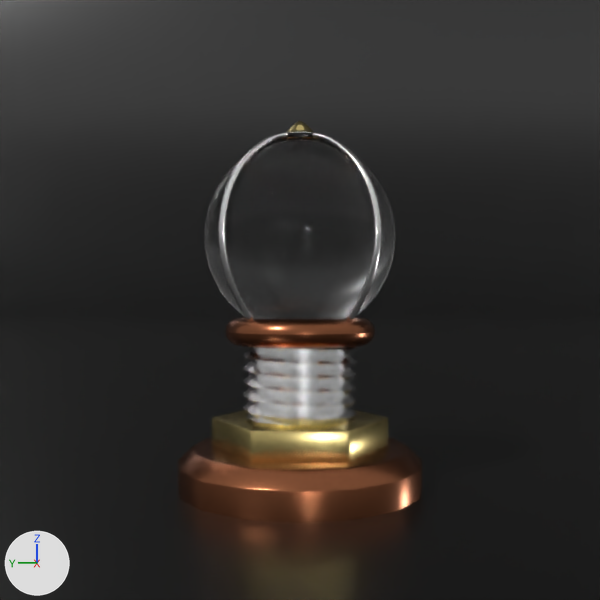
The Blender file Assets/Blender/MirrorsLight.blend as it was, and as the next commit left it.
One viewpoint serves both versions: the file's camera 'Camera'. The lights are fixed; the arrows at lower left show +X, +Y and +Z.

The older version as bpy lines, for what is in view:
```python
ob_detector = bpy.data.objects.new('Detector', me_sphere)
ob_detector.location = (0.0, 0.0, 0.0)
ob_detector.rotation_euler = (1.571, 0.0, 0.0)  # degrees (90, 0, 0)
ob_detectorbase = bpy.data.objects.new('DetectorBase', me_cylinder_001)
ob_detectorbase.parent = ob_detector
ob_detectorbase.location = (0.0, 0.0, 0.0)
ob_plane_001 = bpy.data.objects.new('Plane.001', me_plane_005)
ob_plane_001.location = (0.0, 0.0, 0.0)
ob_plane_001.scale = (5.66, 5.66, 5.66)
ob_screw = bpy.data.objects.new('screw', me_plane_006)
ob_screw.parent = ob_detector
ob_screw.location = (0.0, 0.0, 0.0)
```
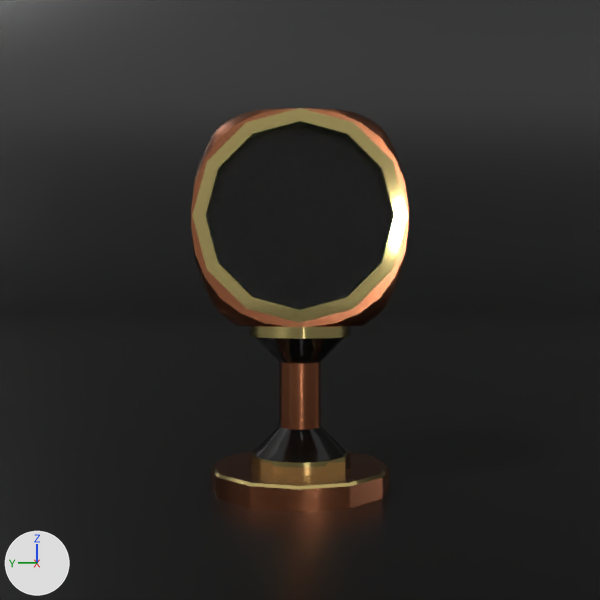
Commit message: new splitter

Changed parts and their boxes [x1, y1, x2, y2] in the pictures (600 x 600 px):
'Detector', deleted (black): before [204, 121, 396, 349]
    faces in mat_verre: [204, 138, 396, 319]
    faces in mat_cuivre_001 (brown #a56747): [225, 317, 375, 349]
    faces in mat_alu (white #ffffff): [218, 132, 382, 321]
    faces in mat_metal (yellow #e7d289): [281, 121, 319, 139]
    faces in mat_base (black #0e0b0a): [272, 132, 328, 142]
'splitter', added: after [191, 108, 409, 512]
    faces in mat_cuivre_001 (brown #a56747): [191, 108, 409, 512]
    faces in mat_metal (yellow #e7d289): [192, 108, 408, 490]
    faces in mat_base (black #0e0b0a): [253, 337, 347, 462]
'splitter collider', added (black): after [208, 125, 392, 310]
'DetectorBase', deleted (brown): before [178, 410, 422, 523]
    faces in mat_cuivre_001 (brown #a56747): [178, 437, 422, 523]
    faces in mat_metal_001 (yellow #e7d289): [212, 410, 388, 462]
'screw', deleted: before [242, 347, 357, 425]

Patch to the scene script:
```diff
--- a/Assets/Blender/MirrorsLight.blend.py
+++ b/Assets/Blender/MirrorsLight.blend.py
@@ mat_black @@
+mat_black = principled_material('black')
+mat_black.base_color = (0.0, 0.0, 0.0)  # black #000000
+mat_black.roughness = 1.0
+mat_black.specular_ior_level = 0.0
@@ me_cylinder_002 @@
+me_cylinder_002.from_pydata(...)  # 608 vertices, 531 faces; spans x -0.0212..0.0212, y -0.0189..0.0245, z 0.0..0.0779
+me_cylinder_002.polygons.foreach_set('use_smooth', [True] * 531)
+# faces by material slot: [115, 49, 26, 341]
+me_cylinder_002.materials.append(mat_metal)  # yellow #e7d289
+me_cylinder_002.materials.append(mat_black)  # black #000000
+me_cylinder_002.materials.append(mat_base)  # black #0e0b0a
+me_cylinder_002.materials.append(mat_cuivre_001)  # brown #a56747
@@ me_cylinder_005 @@
+me_cylinder_005.from_pydata(...)  # a 12-sided cylinder along y spanning x -0.018..0.018, y -0.0127..-0.011, z 0.0376..0.0736
+me_cylinder_005.polygons.foreach_set('use_smooth', [True] * 14)
+me_cylinder_005.materials.append(mat_verre)
@@ ob_detectorbase @@
-ob_detectorbase = bpy.data.objects.new('DetectorBase', me_cylinder_001)
-ob_detectorbase.parent = ob_detector
-ob_detectorbase.location = (0.0, 0.0, 0.0)
@@ ob_screw @@
-ob_screw = bpy.data.objects.new('screw', me_plane_006)
-ob_screw.parent = ob_detector
-ob_screw.location = (0.0, 0.0, 0.0)
@@ ob_detector @@
-ob_detector = bpy.data.objects.new('Detector', me_sphere)
-ob_detector.location = (0.0, 0.0, 0.0)
-ob_detector.rotation_euler = (1.571, 0.0, 0.0)  # degrees (90, 0, 0)
-_m = ob_detector.modifiers.new('Subdivision', 'SUBSURF')
@@ ob_splitter_collider @@
+ob_splitter_collider = bpy.data.objects.new('splitter collider', me_cylinder_005)
+ob_splitter_collider.parent = ob_splitter
+ob_splitter_collider.matrix_parent_inverse = Matrix(((0.0, -1.0, 0.0, 0.0), (1.0, 0.0, 0.0, 0.0), (0.0, 0.0, 1.0, 0.0), (0.0, 0.0, 0.0, 1.0)))
+ob_splitter_collider.location = (0.0, 0.0, 0.0)
+ob_splitter_collider.rotation_euler = (0.0, 0.0, -1.571)  # degrees (0, 0, -90)
@@ ob_splitter @@
+ob_splitter = bpy.data.objects.new('splitter', me_cylinder_002)
+ob_splitter.location = (0.0, 0.0, 0.0)
+ob_splitter.rotation_euler = (0.0, 0.0, -1.571)  # degrees (0, 0, -90)
```
